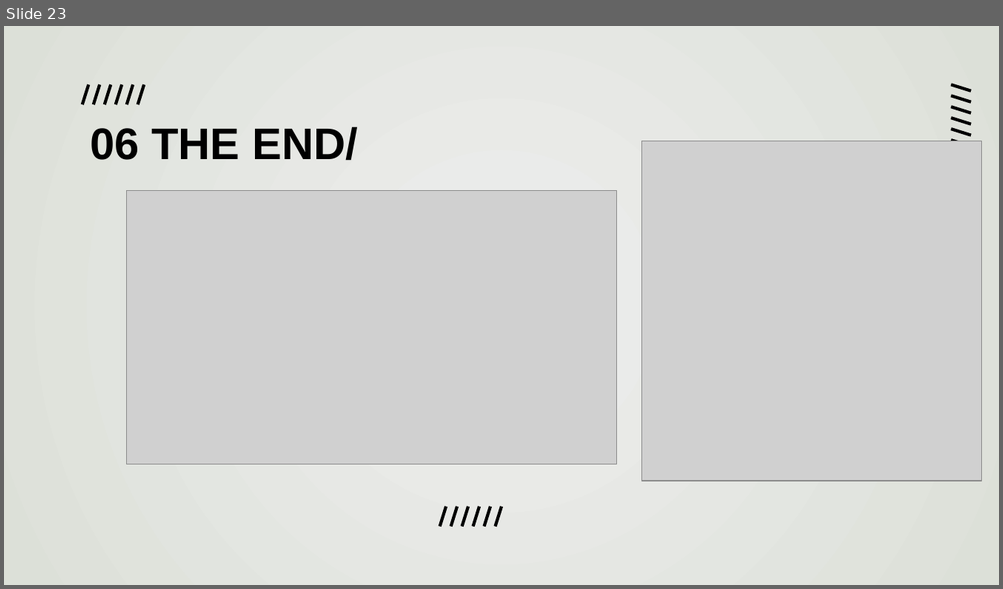
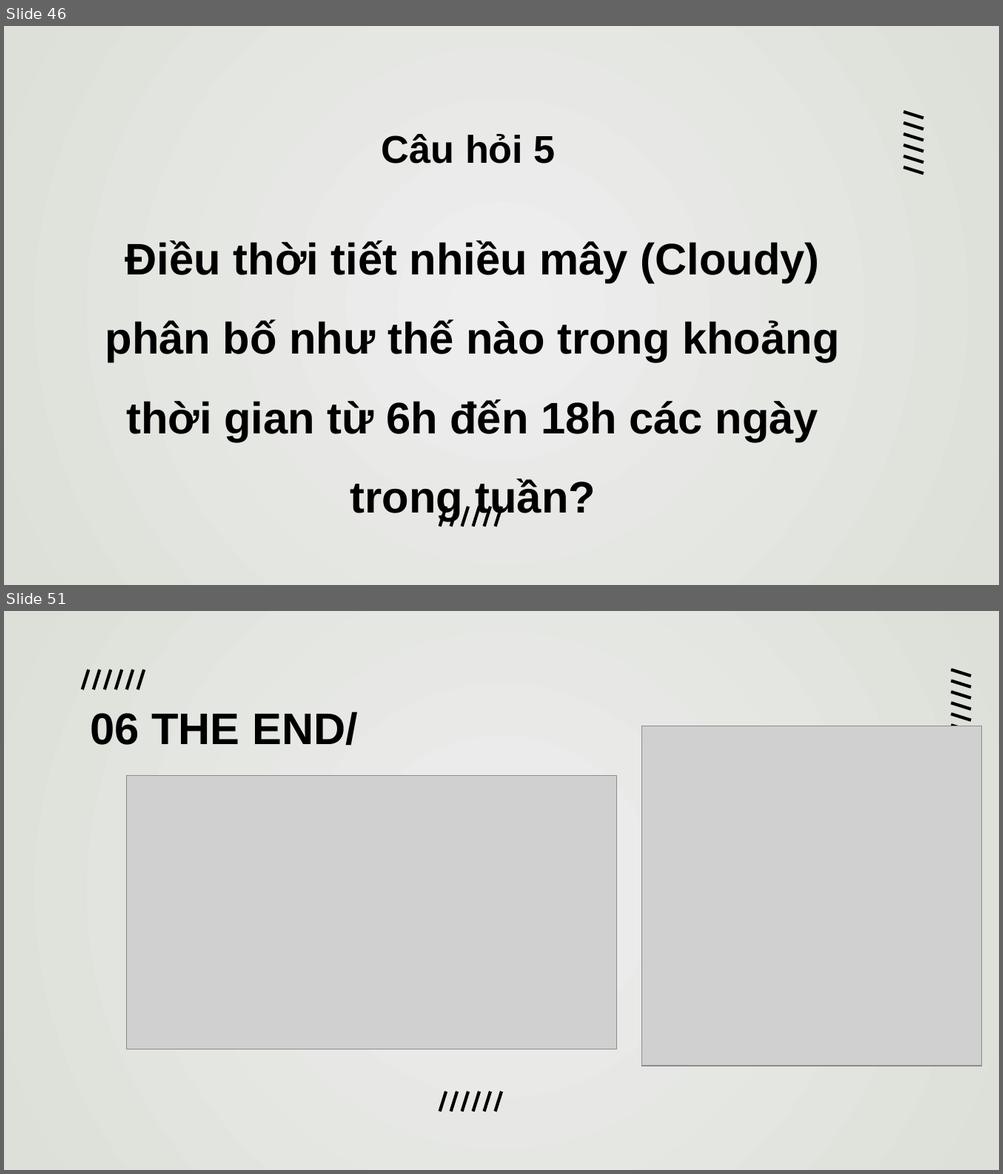
Before and after one commit to duongtanton/NP-KHDL-Gr9, a slide deck: group09.pptx. Shown one above the other, each under a label of ours: slide 23 before the commit, slides 46 and 51 after it; the slides between them are not shown. The pictures are 1003x589 and 1003x1174 pixels, drawn with LibreOffice and Linux fonts; fonts in the diff are those of the drawing; grey boxes stand for pictures. Boxes give left, top, right and bottom in pixels: in the first picture for what was removed or moved away, otherwise in the second. Text is boxed around its words. In the diff, an @@ line names an element or a change of style, - is before the commit and + after.

```diff
--- a/group09.pptx
+++ b/group09.pptx
@@ slide 46 added at box(4, 26, 999, 585), background gradient #EEEEEE to #DCE0D8 @@
@@ title added at box(381, 134, 555, 164), 28 pt, text #000000, bold @@
+Câu hỏi 5
@@ group added at box(903, 112, 923, 173): 6 lines @@
@@ text added at box(105, 241, 839, 522), 32 pt, text #000000, bold @@
+Điều thời tiết nhiều mây (Cloudy)
+phân bố như thế nào trong khoảng thời gian từ 6h đến 18h các ngày trong tuần?
@@ group added at box(440, 506, 501, 526): 6 lines @@
@@ what was slide 23 is now slide 51 @@
```
Also in this commit, not shown: 4 slides changed, 27 other slides added.
